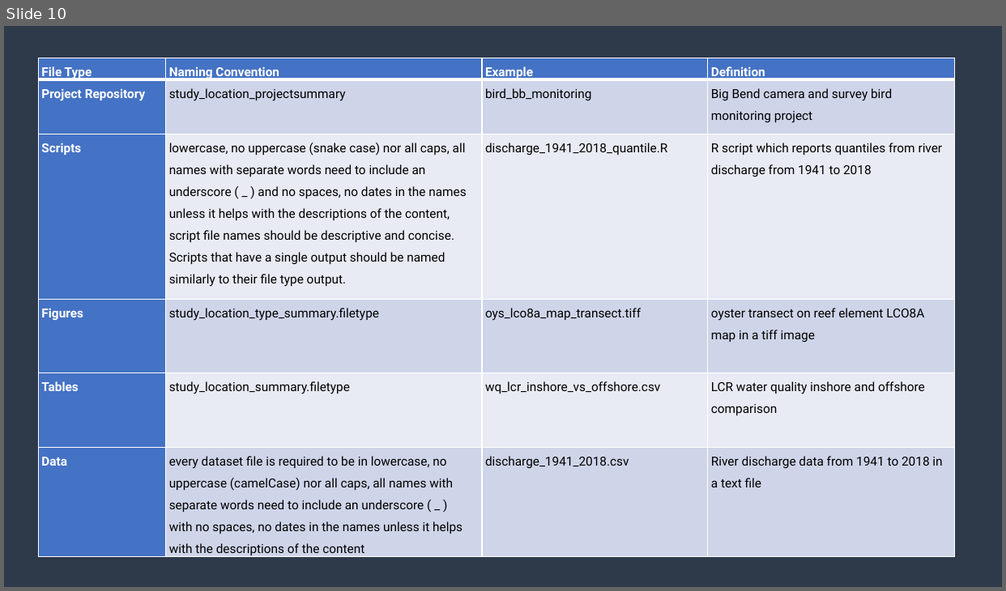
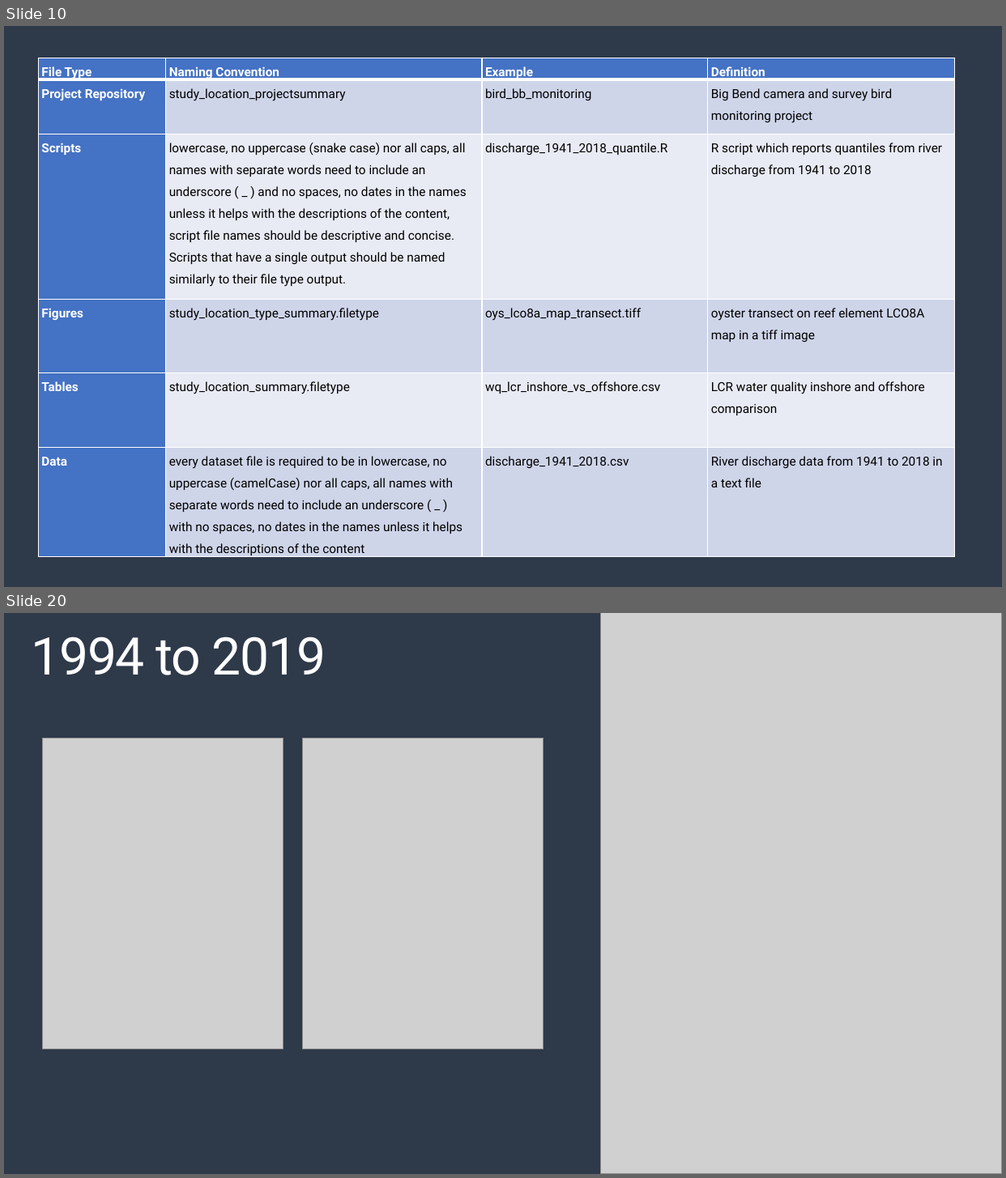
Before and after one commit to melimore86/graduate_courses, a slide deck: graduate_research/defense_moreno.pptx. Shown one above the other, each under a label of ours: slide 10 before the commit, slides 10 and 20 after it; the slides between them are not shown. The pictures are 1006x591 and 1006x1178 pixels, drawn with LibreOffice and Linux fonts; fonts in the diff are those of the drawing; grey boxes stand for pictures. Boxes give left, top, right and bottom in pixels: in the first picture for what was removed or moved away, otherwise in the second. Text is boxed around its words. In the diff, an @@ line names an element or a change of style, - is before the commit and + after.

```diff
--- a/graduate_research/defense_moreno.pptx
+++ b/graduate_research/defense_moreno.pptx
@@ slide 20 added at [4,613,1002,1174], background #1D242E; not listed: 1 template element that a slide beside it also shows @@
@@ text added at [31,636,326,675], 50 pt, text #FFFFFF @@
+1994 to 2019
@@ picture added at [601,613,1002,1174] @@
@@ picture added at [43,738,283,1050] @@
@@ picture added at [303,738,543,1050] @@
```
Also in this commit, not shown: 6 slides changed, 16 other slides added, 14 slides removed, 2 other files.
